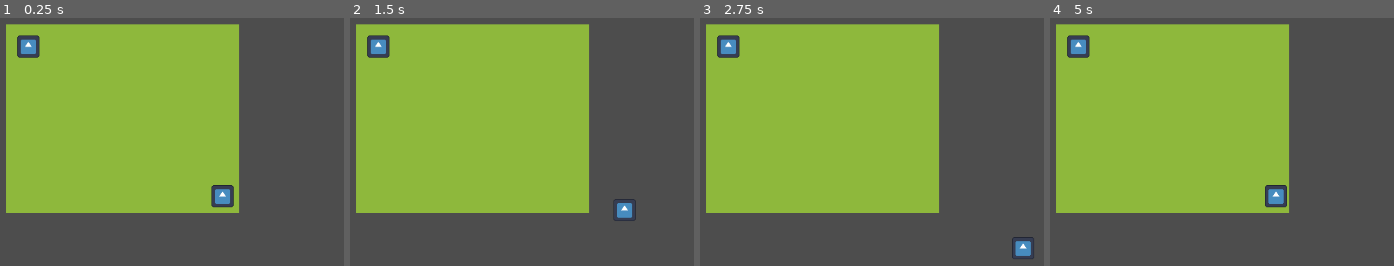
Above: before the commit, frames 1-4 (left to right).
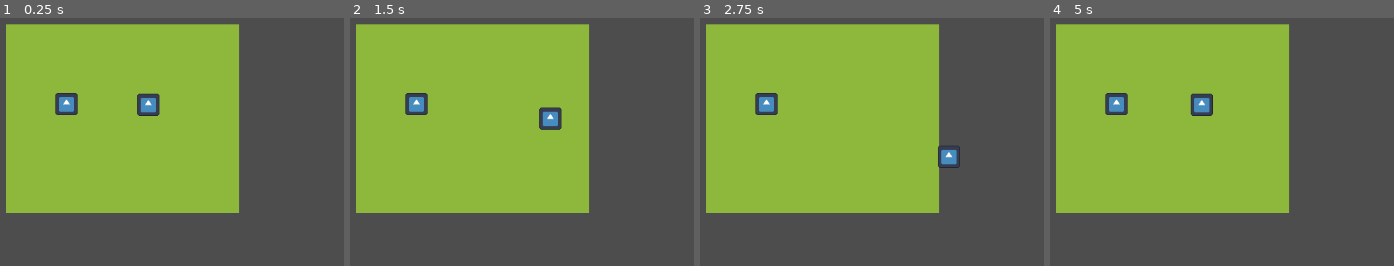
Above: after the commit, the same moments.

Repository: noir-depresso/Trio-Game-Jam
Game: Godot game, scene res://Scenes/field.tscn
The game is run twice, just before and just after one commit, with the same random seed, the same clock (stepped at 60 frames per second) and the same inputs. This scene is started directly instead of the project's main scene. The engine's default icon, where the game draws it, is replaced by a stand-in: a white triangle on a blue panel in a dark square.
Inputs (mouse positions are in pixels of both pictures, inside the frame that each line leads up to):
- Up to frame 1 (0.25 s): no input
- Up to frame 2 (1.5 s): tap Enter at 0.5 s; move the mouse to (outside the picture) at 0.52 s; hold Right (move_right) 0.53-1.28 s; click (outside the picture) at 0.6 s; move the mouse to (463, 191) at 1.27 s; hold Down (move_down) from 1.28 s (still down); click (463, 191) at 1.35 s
- Up to frame 3 (2.75 s): move the mouse to (outside the picture) at 2.02 s; release Down (move_down) at 2.03 s; hold Right (move_right) from 2.03 s (still down); click (outside the picture) at 2.1 s
- Up to frame 4 (5 s): move the mouse to (1283, 258) at 2.77 s; release Right (move_right) at 2.78 s; hold Up (move_up) 2.78-3.53 s; click (1283, 258) at 2.85 s; move the mouse to (outside the picture) at 3.52 s; hold Left (move_left) from 3.53 s (still down); click (outside the picture) at 3.6 s; move the mouse to (1084, 102) at 4.27 s; click (1084, 102) at 4.35 s

The runs differ from the first frame. In frame 1, 2.4% of the frame differs, in the area x 4-69%, y 6-77%; in frame 2, 2.1%; in frame 3, 2.0%; in frame 4, 2.4%.

Commit message:
Update field.tscn

Diff:
--- a/Scenes/field.tscn
+++ b/Scenes/field.tscn
@@ -4,10 +4,10 @@
 [ext_resource type="PackedScene" uid="uid://m3bcokcp4sma" path="res://Scenes/ai.tscn" id="2_s2mji"]
 [ext_resource type="PackedScene" uid="uid://dglu7dmvg80gq" path="res://Scenes/player.tscn" id="3_bbyqf"]
 
-[sub_resource type="NavigationPolygon" id="NavigationPolygon_s2mji"]
+[sub_resource type="NavigationPolygon" id="NavigationPolygon_bbyqf"]
 vertices = PackedVector2Array(8, 8, -8, 8, -8, -8, 8, -8)
 polygons = Array[PackedInt32Array]([PackedInt32Array(0, 1, 2, 3)])
-outlines = Array[PackedVector2Array]([PackedVector2Array(-8, 8, 8, 8, 8, -8, -8, -8)])
+outlines = Array[PackedVector2Array]([PackedVector2Array(-8, -8, 8, -8, 8, 8, -8, 8)])
 agent_radius = 0.0
 
 [sub_resource type="TileSetAtlasSource" id="TileSetAtlasSource_fxj5q"]
@@ -16,7 +16,7 @@
 1:0/0 = 0
 2:0/0 = 0
 3:0/0 = 0
-3:0/0/navigation_layer_0/polygon = SubResource("NavigationPolygon_s2mji")
+3:0/0/navigation_layer_0/polygon = SubResource("NavigationPolygon_bbyqf")
 0:1/0 = 0
 1:1/0 = 0
 2:1/0 = 0
@@ -36,11 +36,11 @@
 layer_0/tile_data = PackedInt32Array(524288, 196608, 0, 589824, 196608, 0, 655360, 196608, 0, 720896, 196608, 0, 786432 …(6606 unchanged characters)…
 
 [node name="AI" parent="." unique_id=837299459 instance=ExtResource("2_s2mji")]
-position = Vector2(32, 32)
+position = Vector2(87, 115)
 
 [node name="Camera2D" type="Camera2D" parent="." unique_id=168398403]
 position = Vector2(383.99997, 208)
 scale = Vector2(-3.4267874, -6.6869836)
 
 [node name="Player" parent="." unique_id=1897767716 instance=ExtResource("3_bbyqf")]
-position = Vector2(312, 248)
+position = Vector2(205, 116)
